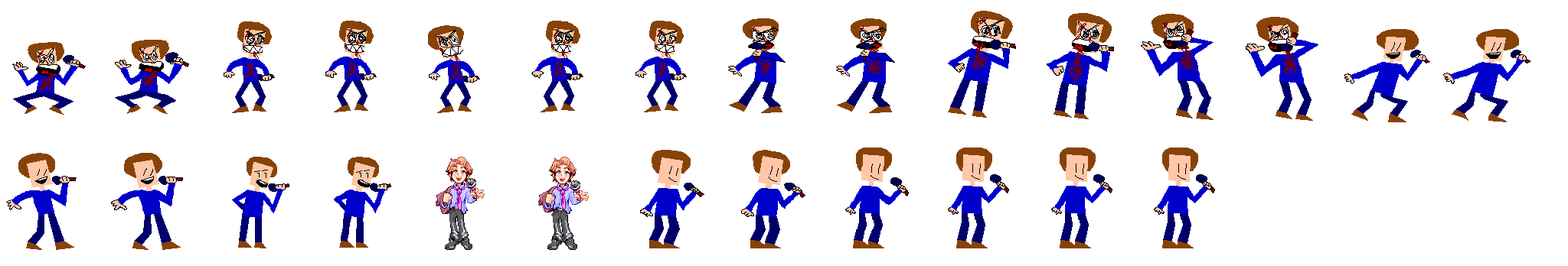
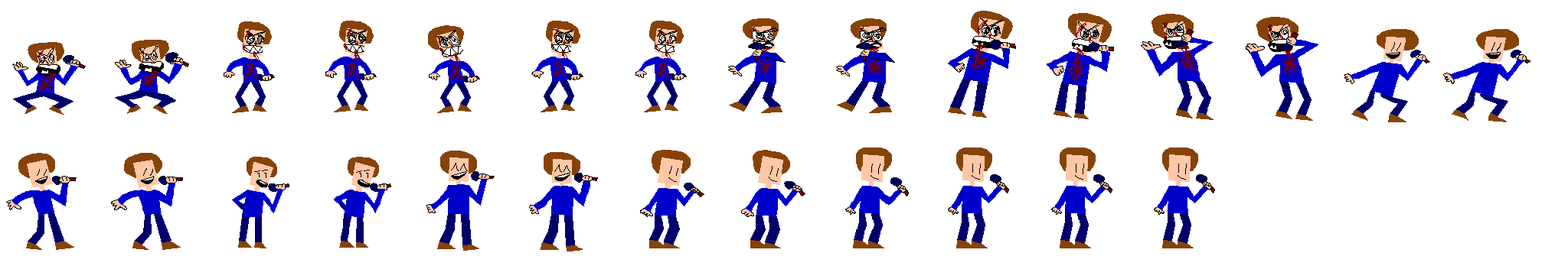
Layer changes from the first 1568px x 266px image to the second:
painted on "blood" over [140, 17, 1284, 66]
painted on "Pasted Layer" over [41, 42, 1277, 252]
painted on "senpai.png" over [435, 156, 589, 251]
